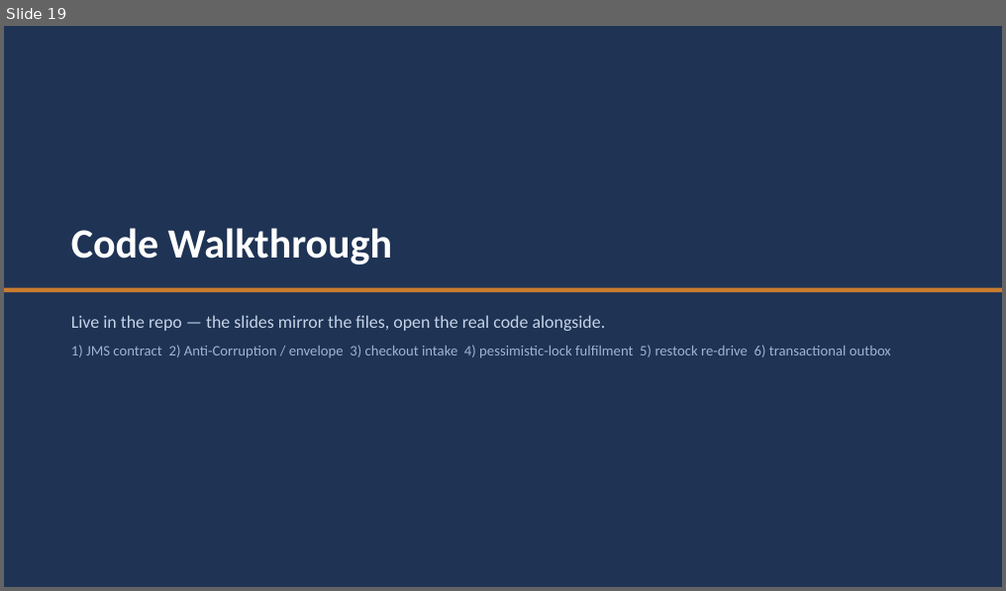
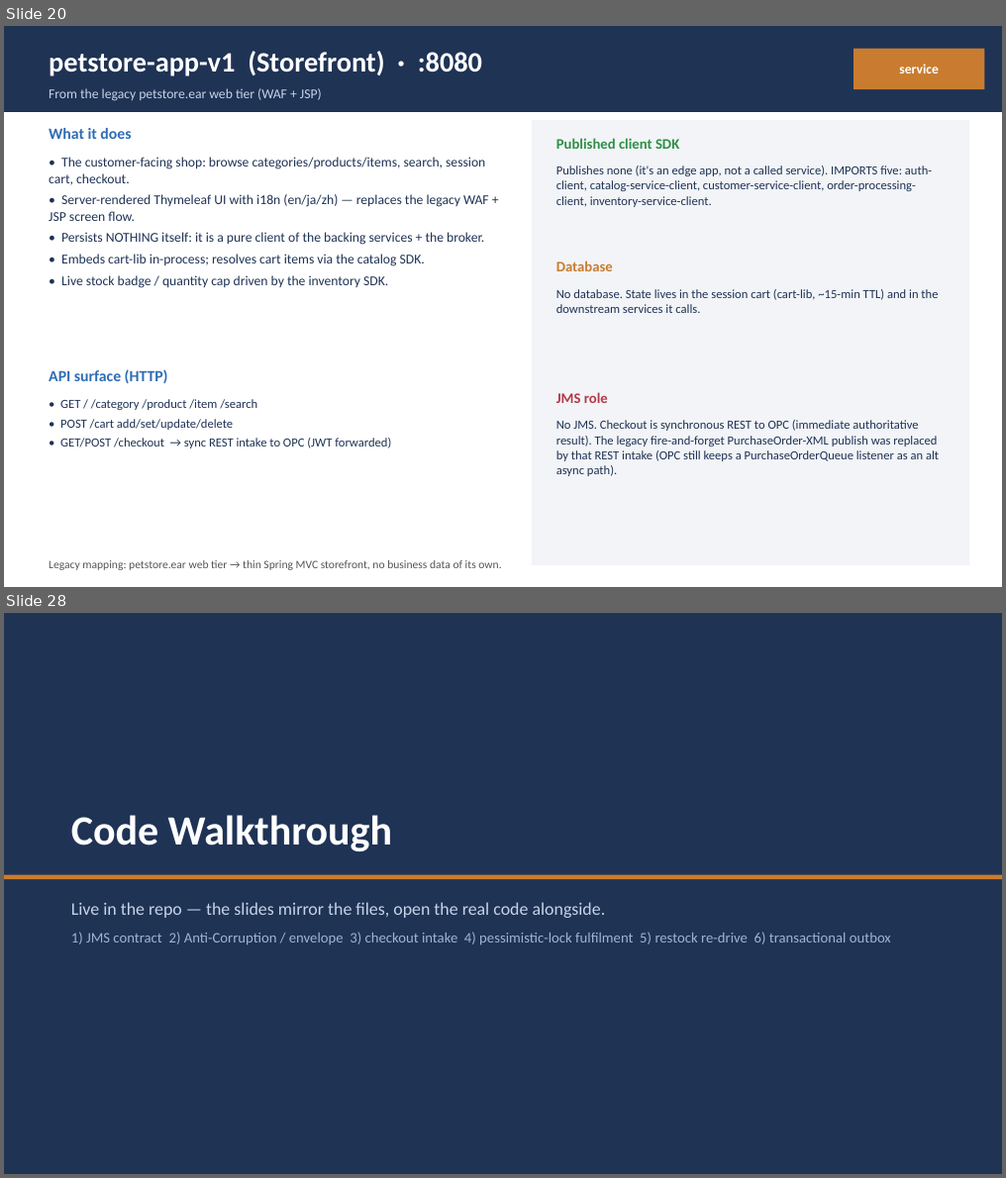
Before and after one commit to Vishak-94/pet-store, a slide deck: docs/PetStore_Demo_45min.pptx. Shown one above the other, each under a label of ours: slide 19 before the commit, slides 20 and 28 after it; the slides between them are not shown. The pictures are 1006x591 and 1006x1178 pixels, drawn with LibreOffice and Linux fonts; fonts in the diff are those of the drawing. Boxes give left, top, right and bottom in pixels: in the first picture for what was removed or moved away, otherwise in the second. Text is boxed around its words. In the diff, an @@ line names an element or a change of style, - is before the commit and + after.

```diff
--- a/docs/PetStore_Demo_45min.pptx
+++ b/docs/PetStore_Demo_45min.pptx
@@ slide 20 added at <box>4,26,1002,587</box>, background #FFFFFF @@
@@ rectangle added at <box>4,26,1002,112</box>, fill #1F3355 @@
@@ text added at <box>49,51,482,76</box>, 27 pt, text #FFFFFF, bold @@
+petstore-app-v1 (Storefront) · :8080
@@ rectangle added at <box>853,49,985,89</box>, fill #C97C2F @@
@@ text added at <box>899,64,939,74</box>, 13 pt, text #FFFFFF, bold @@
+service
@@ text added at <box>49,88,322,101</box>, 13 pt, text #C5D3E6 @@
+From the legacy petstore.ear web tier (WAF + JSP)
@@ text added at <box>49,128,131,139</box>, 15 pt, text #2E6DB4, bold @@
+What it does
@@ rectangle added at <box>532,120,969,566</box>, fill #F2F4F7 @@
@@ text added at <box>556,138,679,149</box>, 14 pt, text #2F8F46, bold @@
+Published client SDK
@@ text added at <box>49,157,489,288</box>, 13 pt, text #1F3355 @@
+• The customer-facing shop: browse categories/products/items, search, session cart, checkout.
+• Server-rendered Thymeleaf UI with i18n (en/ja/zh) — replaces the legacy WAF + JSP screen flow.
+• Persists NOTHING itself: it is a pure client of the backing services + the broker.
+• Embeds cart-lib in-process; resolves cart items via the catalog SDK.
+• Live stock badge / quantity cap driven by the inventory SDK.
@@ text added at <box>556,166,932,207</box>, 12 pt, text #1F3355 @@
+Publishes none (it's an edge app, not a called service). IMPORTS five: auth-client, catalog-service-client, customer-service-client, order-processing-client, inventory-service-client.
@@ text added at <box>556,261,613,272</box>, 14 pt, text #C97C2F, bold @@
+Database
@@ text added at <box>556,289,938,313</box>, 12 pt, text #1F3355 @@
+No database. State lives in the session cart (cart-lib, ~15-min TTL) and in the downstream services it calls.
@@ text added at <box>49,370,168,383</box>, 15 pt, text #2E6DB4, bold @@
+API surface (HTTP)
@@ text added at <box>60,399,391,449</box>, 12 pt, text #1F3355 @@
+• GET / /category /product /item /search
+• POST /cart add/set/update/delete
+• GET/POST /checkout → sync REST intake to OPC (JWT forwarded)
@@ text added at <box>556,392,608,403</box>, 14 pt, text #B23A48, bold @@
+JMS role
@@ text added at <box>556,420,939,476</box>, 12 pt, text #1F3355 @@
+No JMS. Checkout is synchronous REST to OPC (immediate authoritative result). The legacy fire-and-forget PurchaseOrder-XML publish was replaced by that REST intake (OPC still keeps a PurchaseOrderQueue listener as an alt async path).
@@ text added at <box>49,561,501,570</box>, 11 pt, text #555555 @@
+Legacy mapping: petstore.ear web tier → thin Spring MVC storefront, no business data of its own.
@@ what was slide 19 is now slide 28 @@
```
Also in this commit, not shown: 1 slide changed, 8 other slides added, 1 other file.
